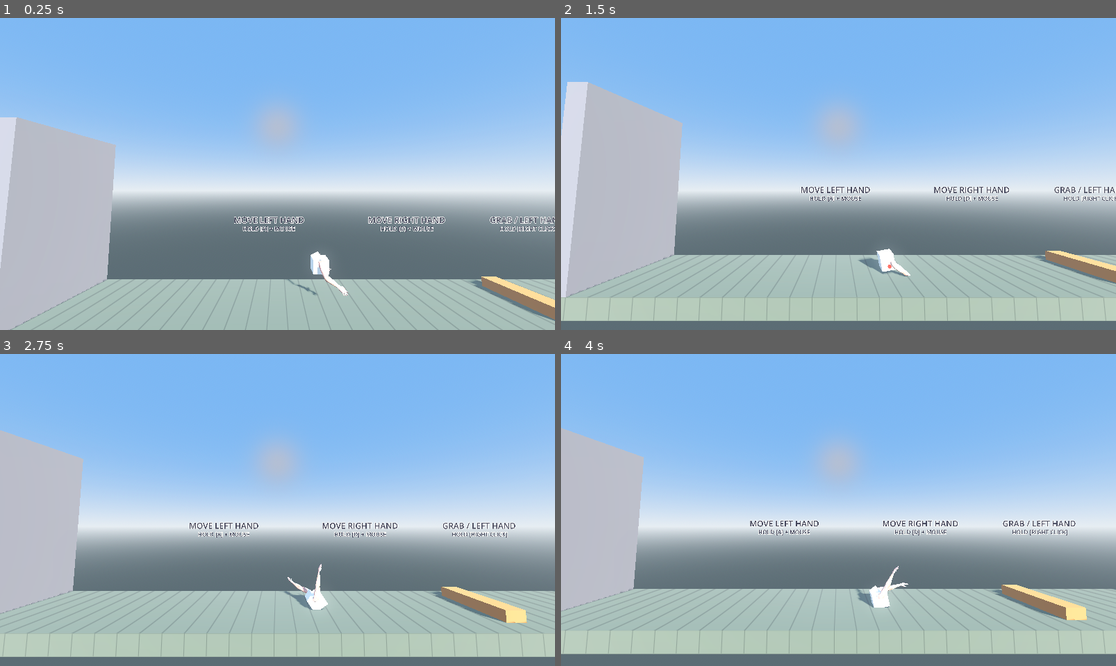
Above: before the commit, frames 1-4 (two rows, left to right).
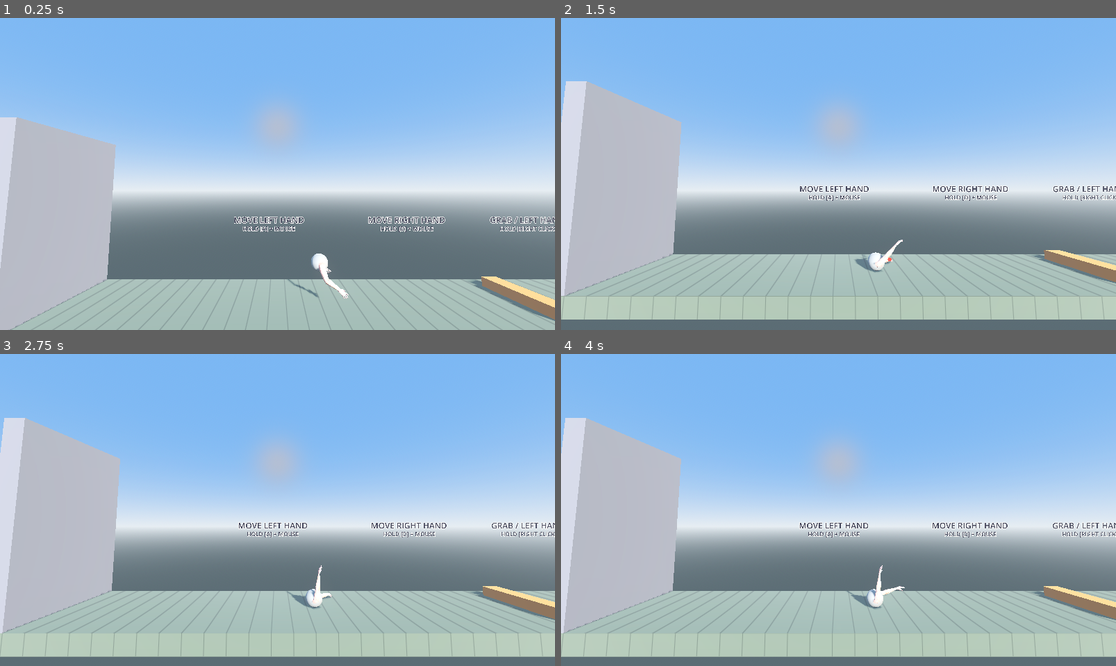
Above: after the commit, the same moments.

Repository: AnuragVinodh/arm-guy-game
Game: Godot game, scene res://scenes/levels/tutorial_level.tscn
Same seed, same stepped clock (60 frames per second), same inputs: the game is played once before the commit and once after it.
Inputs (mouse positions are in pixels of both pictures, inside the frame that each line leads up to):
- Up to frame 1 (0.25 s): no input
- Up to frame 2 (1.5 s): move the mouse to (960, 158) at 0.52 s; hold D 0.53-1.25 s; click (960, 158) at 0.67 s; drag from (727, 189) to (810, 236) at 1.27 s
- Up to frame 3 (2.75 s): move the mouse to (333, 441) at 2.02 s; hold D from 2.03 s (still down)
- Up to frame 4 (4 s): release D at 2.75 s; drag from (810, 572) to (672, 463) at 2.77 s; move the mouse to (1005, 556) at 3.52 s; hold A from 3.53 s (still down)

The runs differ from the first frame. In frame 1, 0.2% of the frame differs, in the area x 52-63%, y 74-90%; in frame 2, 3.4%; in frame 3, 9.3%; in frame 4, 11%, in the area x 0-100%, y 20-98%.

Commit message:
modify player

Diff:
--- a/scenes/player/player.tscn
+++ b/scenes/player/player.tscn
@@ -6,6 +6,8 @@
 [ext_resource type="Script" uid="uid://b3jhl3eijpmjm" path="res://scenes/player/arms.gd" id="4_arms"]
 
 [sub_resource type="SphereShape3D" id="SphereShape3D_lvxji"]
+
+[sub_resource type="SphereMesh" id="SphereMesh_lvxji"]
 
 [node name="Player" type="RigidBody3D"]
 axis_lock_linear_z = true
@@ -19,11 +21,19 @@
 
 [node name="Box" parent="." instance=ExtResource("1_box")]
 transform = Transform3D(6, 0, 0, 0, 6, 0, 0, 0, 6, 0, 0, 0)
+visible = false
 
 [node name="CollisionShape3D" type="CollisionShape3D" parent="."]
 transform = Transform3D(1, 0, 0, 0, 1, 0, 0, 0, 1, 0, 0.5088, 0)
 shape = SubResource("SphereShape3D_lvxji")
 
+[node name="MeshInstance3D" type="MeshInstance3D" parent="."]
+transform = Transform3D(1, 0, 0, 0, 1, 0, 0, 0, 1, 0, 0.5088, 0)
+mesh = SubResource("SphereMesh_lvxji")
+skeleton = NodePath("../CollisionShape3D")
+
 [node name="ArmFront" parent="." instance=ExtResource("2_arms")]
-transform = Transform3D(0.008737639, 0, -0.29987273, 0, 0.3, 0, 0.29987273, 0, 0.008737639, 0, 0.6382853, 0)
+transform = Transform3D(0.008737639, 0, -0.29987273, 0, 0.3, 0, 0.29987273, 0, 0.008737639, 0, 0.5096968, 0)
 script = ExtResource("4_arms")
+grab_margin = 0.15
+max_push_speed = 100.0
Not shown: 1 places in scenes/player/player.tscn that only renumber resources
